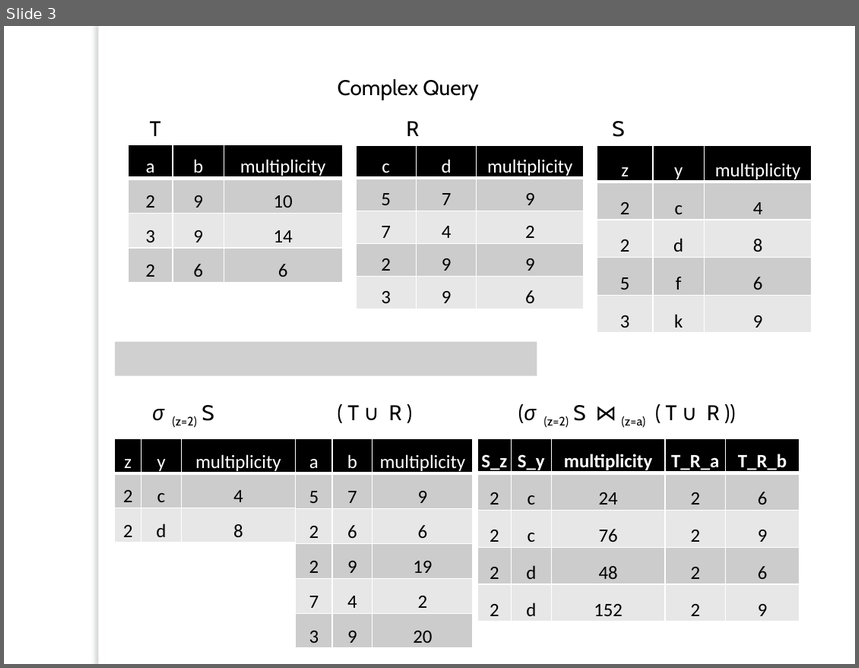
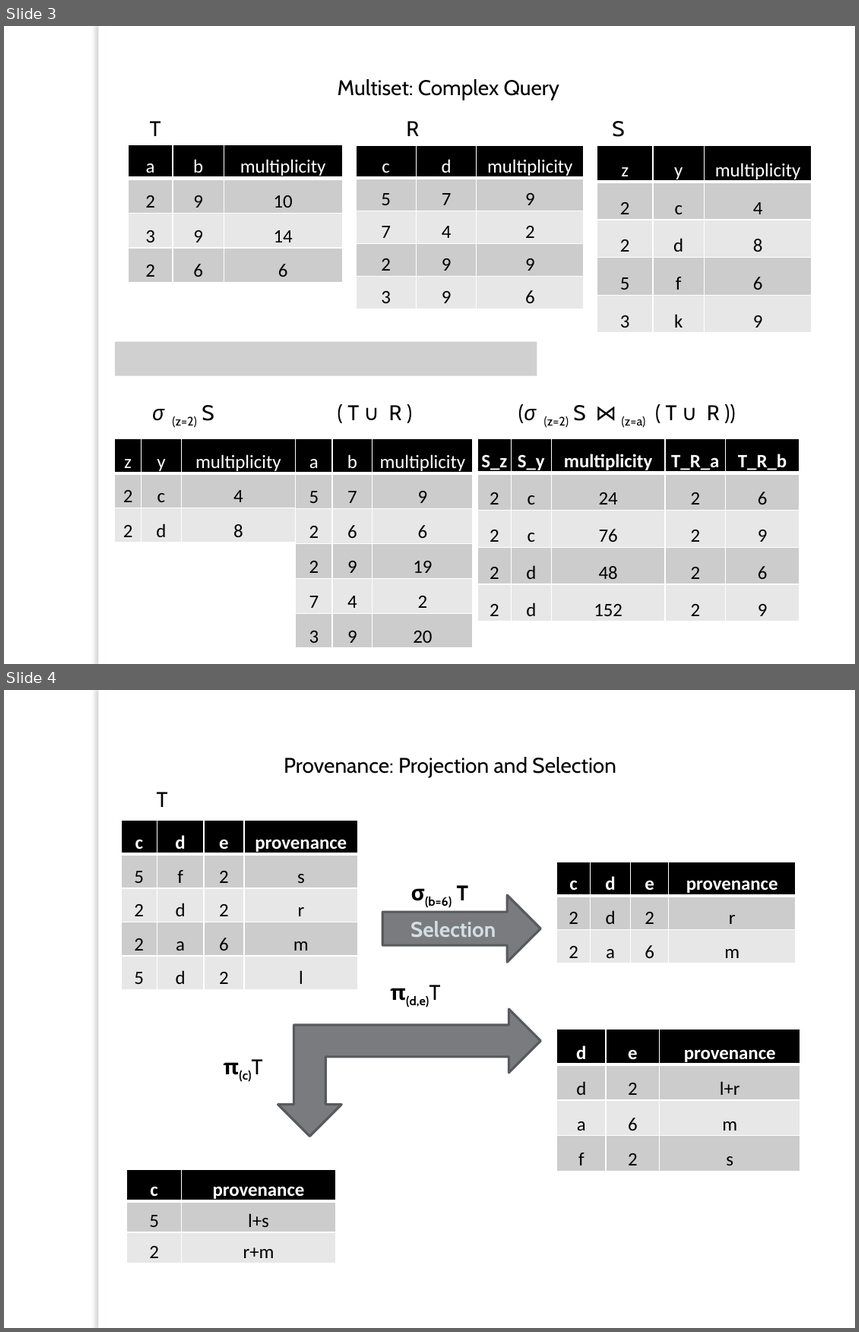
Before and after one commit to ZAsadi/MyRepository, a slide deck: Final_Presentation.pptx. Shown one above the other, each under a label of ours: slide 3 before the commit, slides 3 and 4 after it. The pictures are 859x668 and 859x1332 pixels, drawn with LibreOffice and Linux fonts; fonts in the diff are those of the drawing; grey boxes stand for pictures; background and template pictures are left out. Boxes give left, top, right and bottom in pixels: in the first picture for what was removed or moved away, otherwise in the second. Text is boxed around its words. In the diff, an @@ line names an element or a change of style, - is before the commit and + after.

Commit message:
Provenance examples added

```diff
--- a/Final_Presentation.pptx
+++ b/Final_Presentation.pptx
@@ slide 4 added at [4, 690, 855, 1328], background picture (left out); not listed: 1 template element that a slide beside it also shows @@
@@ text added at [284, 757, 617, 777], 18 pt, text #000000 @@
+Provenance: Projection and Selection
@@ text added at [157, 792, 168, 807], 18 pt, text #000000 @@
+T
@@ table added at [122, 820, 358, 989], 5 rows, 4 columns @@
+c | d | e | provenance
+5 | f | 2 | s
+2 | d | 2 | r
+2 | a | 6 | m
+5 | d | 2 | l
@@ table added at [557, 862, 797, 964], 3 rows, 4 columns @@
+c | d | e | provenance
+2 | d | 2 | r
+2 | a | 6 | m
@@ text added at [411, 885, 469, 908], 18 pt, text #000000, bold @@
+σ(b=6) T
@@ right arrow added at [382, 895, 541, 962], fill #797B7E, outline #5A5B5D 2 pt, 18 pt, text #D3DFE2, bold @@
+Selection
@@ text added at [390, 985, 441, 1008], 18 pt, text #000000, bold @@
+π(d,e)T
@@ left up arrow added at [278, 1009, 541, 1137], fill #797B7E, outline #5A5B5D 2 pt @@
@@ table added at [557, 1030, 800, 1172], 4 rows, 3 columns @@
+d | e | provenance
+d | 2 | l+r
+a | 6 | m
+f | 2 | s
@@ text added at [224, 1059, 263, 1082], 18 pt, text #000000, bold @@
+π(c)T
@@ table added at [126, 1170, 335, 1264], 3 rows, 2 columns @@
+c | provenance
+5 | l+s
+2 | r+m
@@ slide 3 changed as well @@
@@ text at [338, 79, 560, 100]: text changed @@
-Complex Query
+Multiset: Complex Query
```
Also in this commit, not shown: 2 other slides changed, 2 other slides added.
